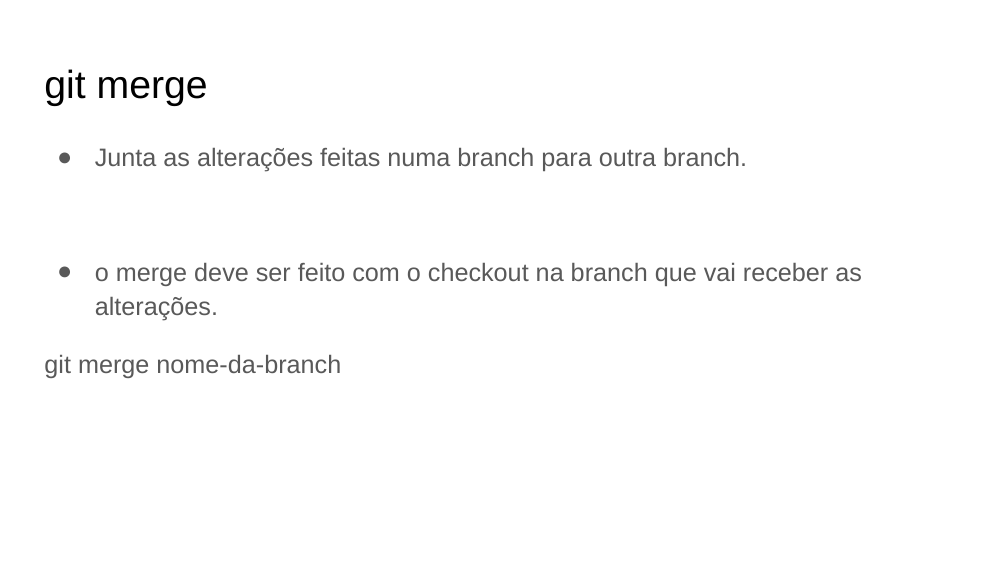
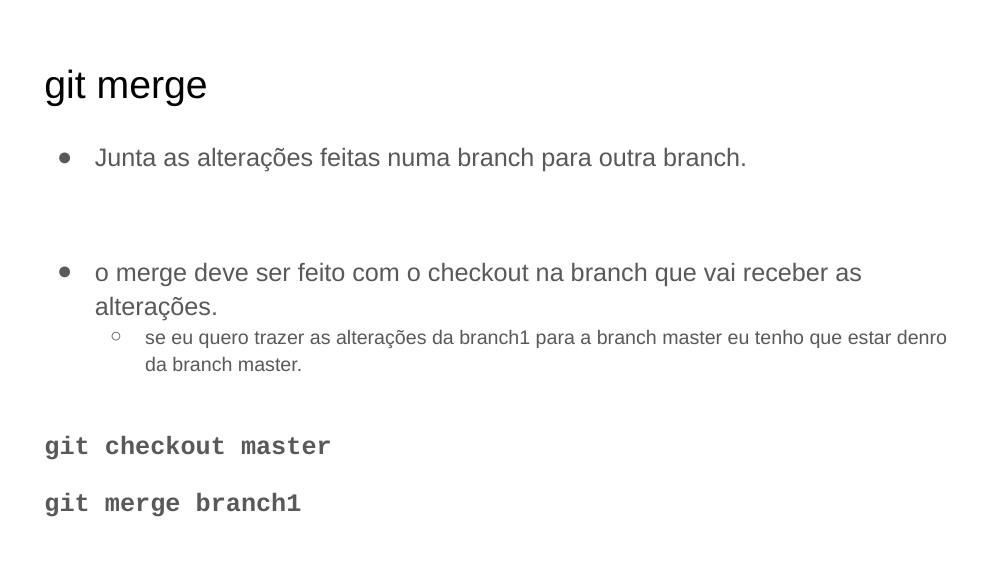
Before and after one commit to luanlipperthoffmann/ULBRA, a slide deck: slide 9 of A.D.S/2020-01/IAC/Aula05_Git pull merge branch.pptx (slide 8 before the commit). Drawn at 1008x567 pixels with LibreOffice and Linux fonts; fonts in the diff are those of the drawing. Boxes give left, top, right and bottom in pixels: in the first picture for what was removed or moved away, otherwise in the second. Text is boxed around its words. In the diff, an @@ line names an element or a change of style, - is before the commit and + after.

```diff
--- a/A.D.S/2020-01/IAC/Aula05_Git pull merge branch.pptx
+++ b/A.D.S/2020-01/IAC/Aula05_Git pull merge branch.pptx
@@ text at <box>44,330,947,517</box>: text changed; size 18 to 14 pt @@
-git merge nome-da-branch
+  ○ se eu quero trazer as alterações da branch1 para a branch master eu tenho que estar denro da branch master.
+git checkout master
+git merge branch1
```
Also in this commit, not shown: 1 other slide changed, 1 slide added.
